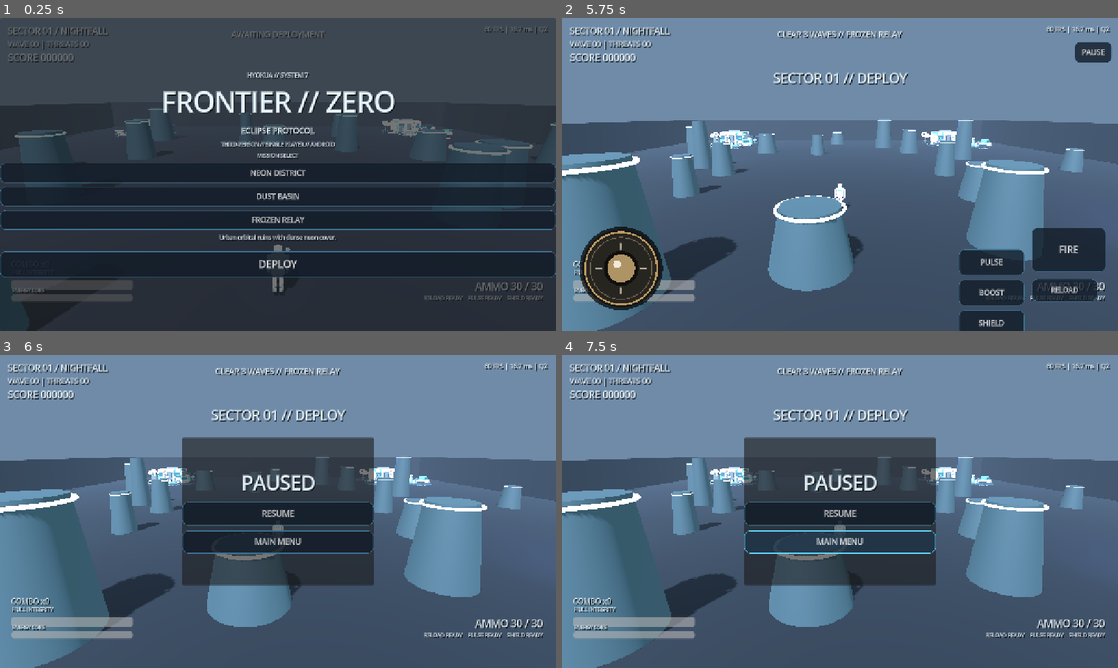
Above: before the commit, frames 1-4 (two rows, left to right).
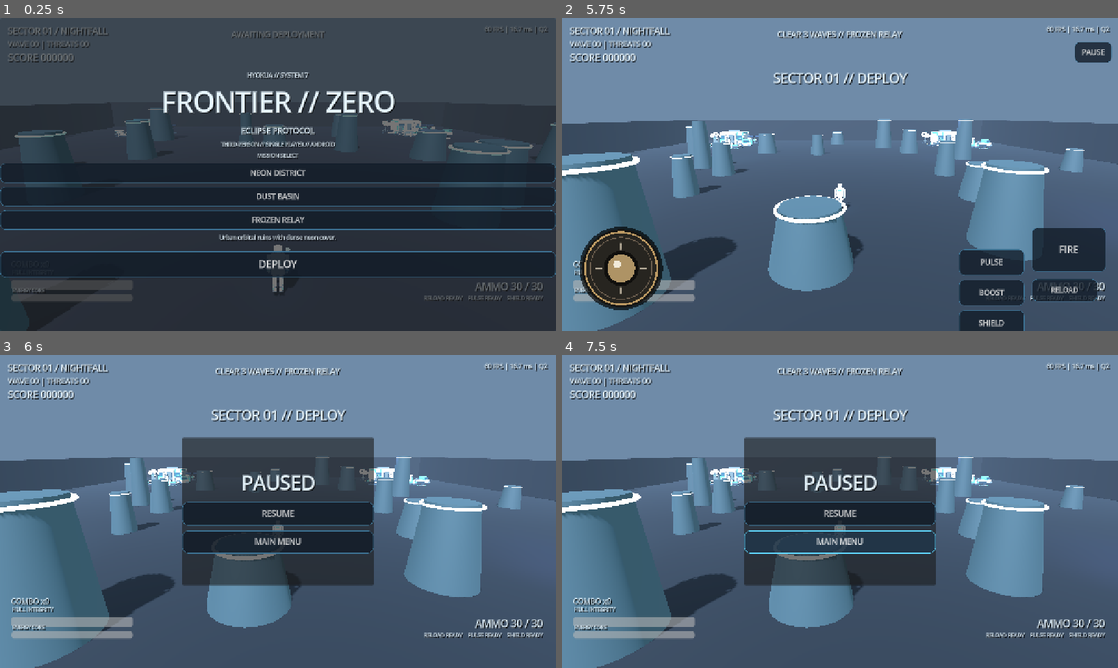
Above: after the commit, the same moments.

Repository: TomasThrawat/Hyouka-AAA-Style-3D-Godot-Android
Game: Godot game, scene res://Main.tscn
The game is run twice, just before and just after one commit, with the same random seed, the same clock (stepped at 60 frames per second) and the same inputs.
Inputs (mouse positions are in pixels of both pictures, inside the frame that each line leads up to):
- Up to frame 1 (0.25 s): no input
- Up to frame 2 (5.75 s): click "NEON DISTRICT" at 0.5 s; click "[ SELECTED ] NEON DISTRICT" at 1.25 s; click "DUST BASIN" at 2 s; click "[ SELECTED ] DUST BASIN" at 2.75 s; click "FROZEN RELAY" at 3.5 s; click "[ SELECTED ] FROZEN RELAY" at 4.25 s; click "DEPLOY" at 5 s
- Up to frame 3 (6 s): click "PAUSE" at 5.75 s
- Up to frame 4 (7.5 s): tap Enter (ui_accept) at 6.5, 6.77, 7.25 s; move the mouse to (962, 495) at 6.52 s; hold Right (ui_right) 6.53-7.25 s; click (962, 495) at 6.67 s; drag from (728, 527) to (812, 574) at 7.27 s

Frames 1-2 are identical in both runs. In frame 3, 0.1% of the frame differs, in the area x 1-94%, y 36-100%; in frame 4, 0.1%.

Commit message:
fix: route pause input through Godot native input layer

Diff:
--- a/pause_input_patch.gd
+++ b/pause_input_patch.gd
@@ -1,10 +1,8 @@
 extends Node
 
-var applied: bool = false
+var patched: bool = false
 
 func _process(_delta: float) -> void:
-	if applied:
-		return
 	var scene := get_tree().current_scene
 	if scene == null:
 		return
@@ -17,5 +15,28 @@
 	var viewport_size: Vector2 = scene.get_viewport().get_visible_rect().size
 	pause.position = Vector2(max(24.0, viewport_size.x - 100.0), 55.0)
 	pause.z_index = 1000
-	applied = true
+	pause.mouse_filter = Control.MOUSE_FILTER_STOP
+	patched = true
 	set_process(false)
+
+func _input(event: InputEvent) -> void:
+	var scene := get_tree().current_scene
+	if scene == null or not scene.has_method("get_runtime_state"):
+		return
+	if not bool(scene.running) or bool(scene.game_over) or scene.get_tree().paused:
+		return
+	var pause := scene.find_child("PauseButton", true, false) as Button
+	if pause == null or not pause.visible:
+		return
+
+	var hit: bool = false
+	if event is InputEventMouseButton:
+		var mouse := event as InputEventMouseButton
+		hit = mouse.button_index == MOUSE_BUTTON_LEFT and mouse.pressed and pause.get_global_rect().has_point(mouse.position)
+	elif event is InputEventScreenTouch:
+		var touch := event as InputEventScreenTouch
+		hit = touch.pressed and pause.get_global_rect().has_point(touch.position)
+
+	if hit and scene.has_method("_toggle_pause"):
+		scene._toggle_pause()
+		get_viewport().set_input_as_handled()
